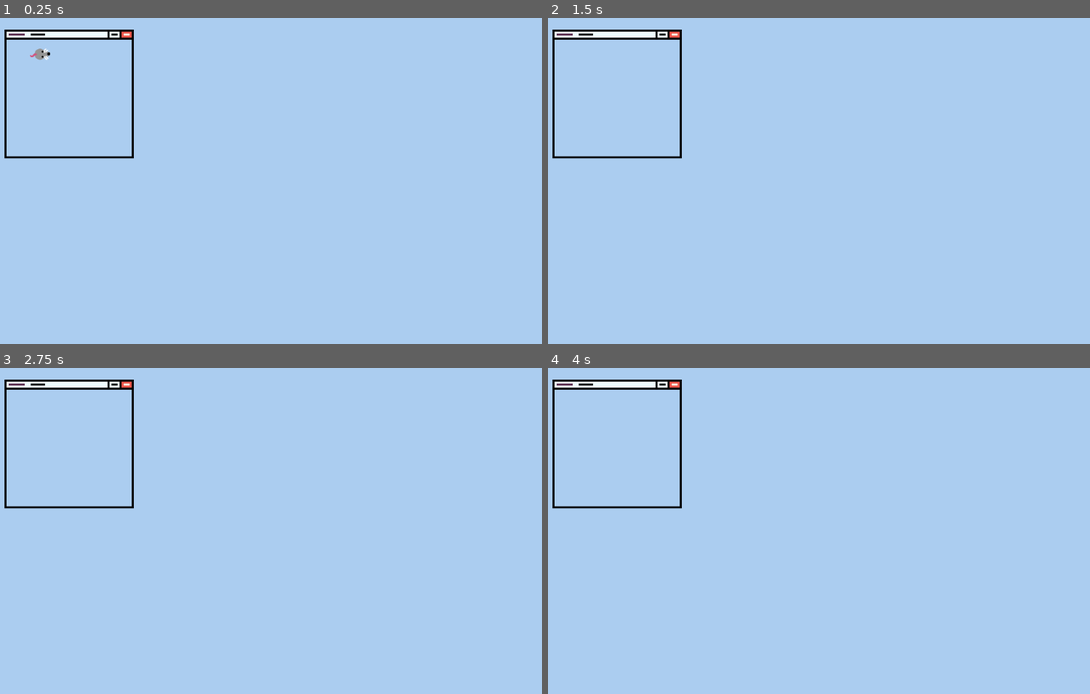
Above: before the commit, frames 1-4 (two rows, left to right).
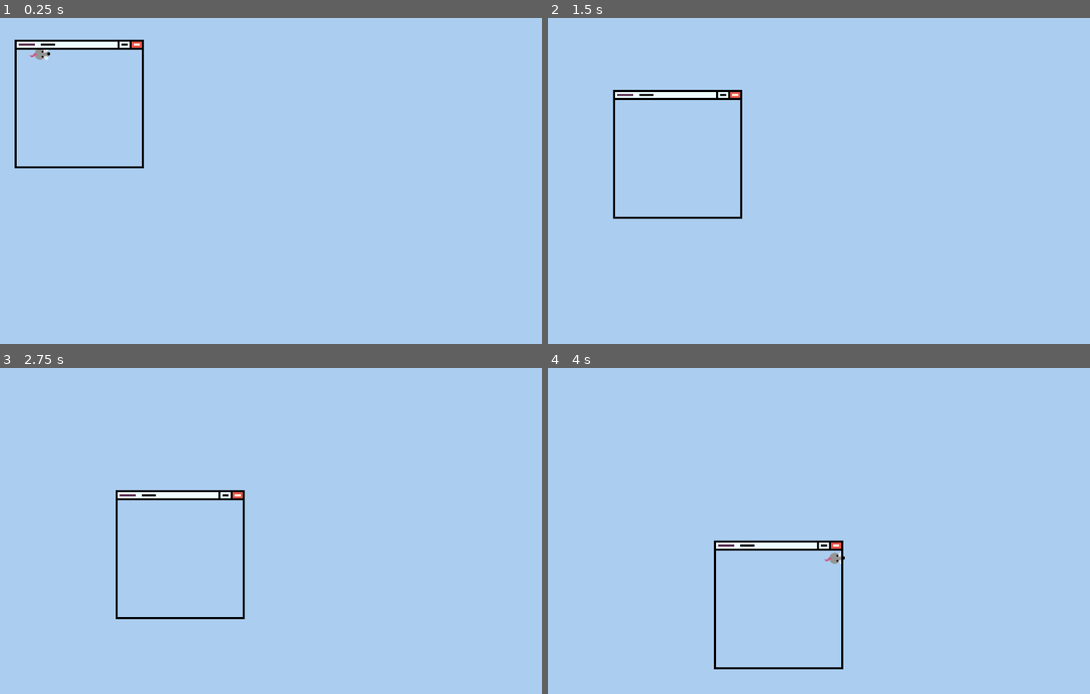
Above: after the commit, the same moments.

Repository: Shibe53/Curtailment
Game: Godot game, scene res://Scenes/world.tscn
Same seed, same stepped clock (60 frames per second), same inputs: the game is played once before the commit and once after it.
Inputs (mouse positions are in pixels of both pictures, inside the frame that each line leads up to):
- Up to frame 1 (0.25 s): no input
- Up to frame 2 (1.5 s): move the mouse to (959, 164) at 0.52 s; move the mouse to (716, 197) at 1.27 s
- Up to frame 3 (2.75 s): move the mouse to (341, 459) at 2.02 s
- Up to frame 4 (4 s): move the mouse to (802, 596) at 2.77 s; move the mouse to (1008, 579) at 3.52 s

The runs differ from the first frame. In frame 1, 2.4% of the frame differs, in the area x 0-27%, y 3-47%; in frame 2, 2.5%; in frame 3, 2.5%; in frame 4, 2.6%, in the area x 0-55%, y 3-93%.

Commit message:
Fix to prev commit

Diff:
--- a/Scenes/world.tscn
+++ b/Scenes/world.tscn
@@ -26,15 +26,10 @@
 texture = ExtResource("2_eoyj7")
 
 [node name="Mouse" parent="." instance=ExtResource("3_rr2h0")]
-visible = false
 position = Vector2(59, 326)
 
 [node name="WindowScreen" parent="." instance=ExtResource("1_xfbpp")]
 position = Vector2(150, 151)
-script = null
-
-[node name="Area2D" parent="WindowScreen" index="2"]
-script = null
 
 [node name="StaticBody2D" type="StaticBody2D" parent="."]
 
